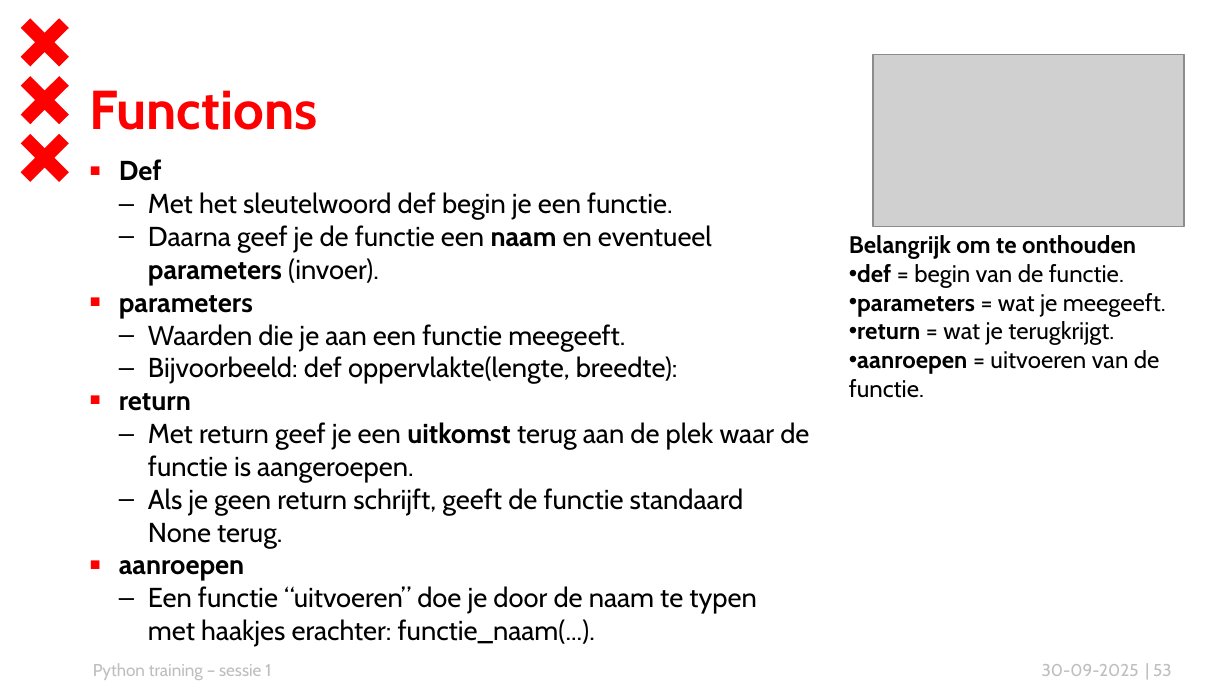
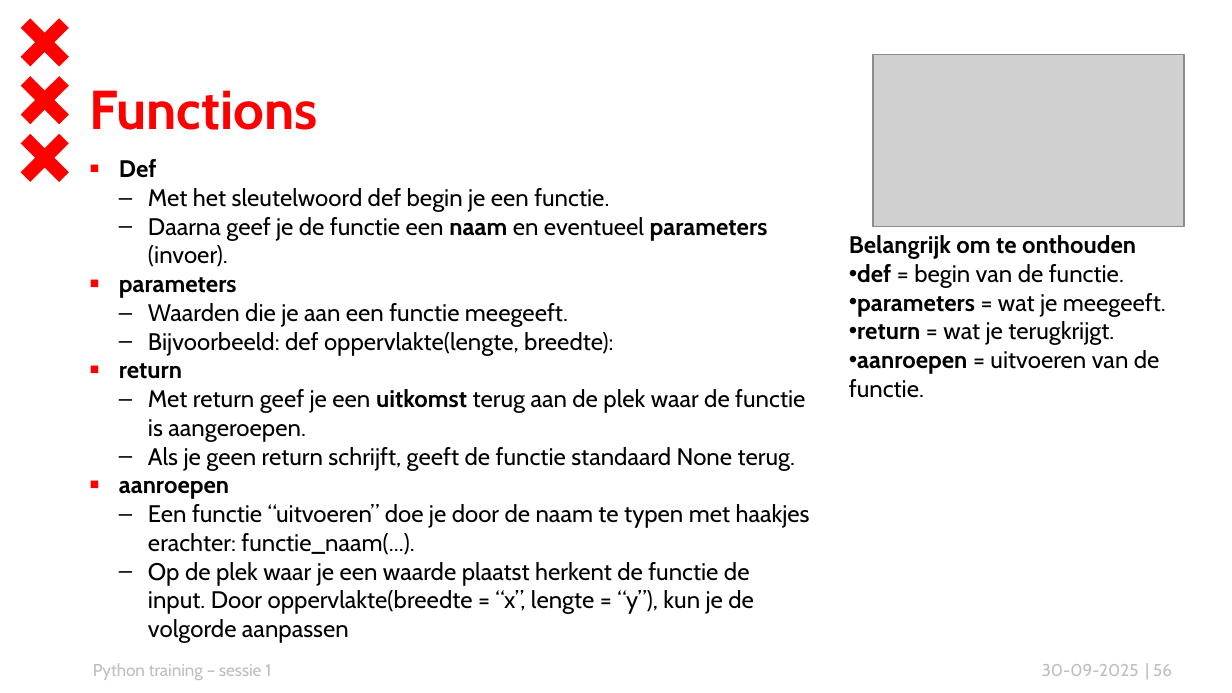
Before and after one commit to ResultManagersWouter/python_training, a slide deck: slide 56 of python_training.pptx (slide 53 before the commit). Drawn at 1232x693 pixels with LibreOffice and Linux fonts; fonts in the diff are those of the drawing; grey boxes stand for pictures; background and template pictures are left out. Boxes give left, top, right and bottom in pixels: in the first picture for what was removed or moved away, otherwise in the second. Text is boxed around its words. In the diff, an @@ line names an element or a change of style, - is before the commit and + after.

```diff
--- a/python_training.pptx
+++ b/python_training.pptx
@@ text at [119,159,810,555]: size 16 to 14 pt in "Def", "Met het sleutelwoord def begin je een ...", "Daarna geef je de functie een naam ...", "parameters" and 7 more places @@
@@ text at [148,562,754,643]: paragraph added @@
+  – Op de plek waar je een waarde plaatst herkent de functie de input. Door oppervlakte(breedte = “x”, lengte = “y”), kun je de volgorde aanpassen
@@ page number at [1153,664,1172,676]: text changed @@
-| 53
+| 56
```
Also in this commit, not shown: 3 other slides changed, 4 slides added.
